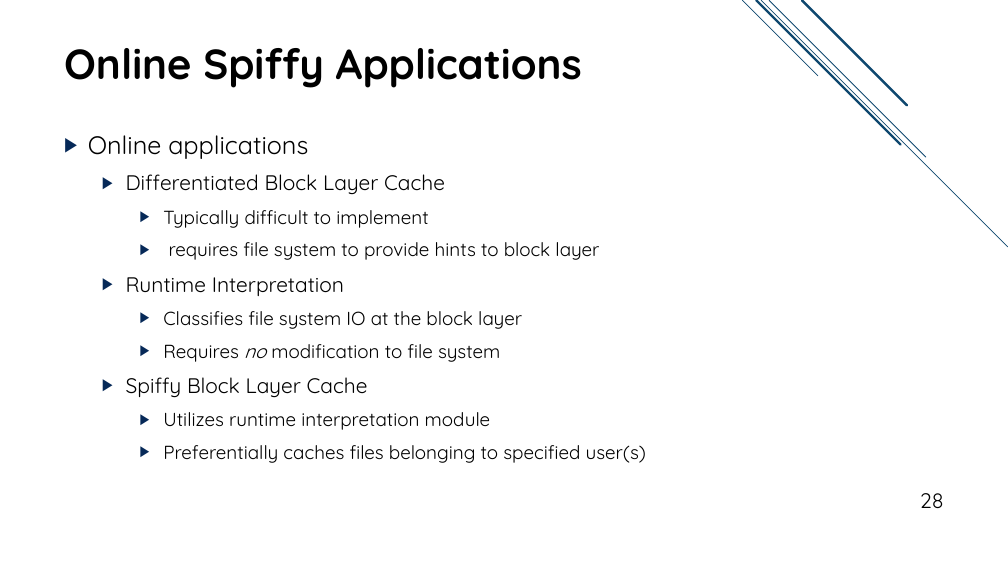
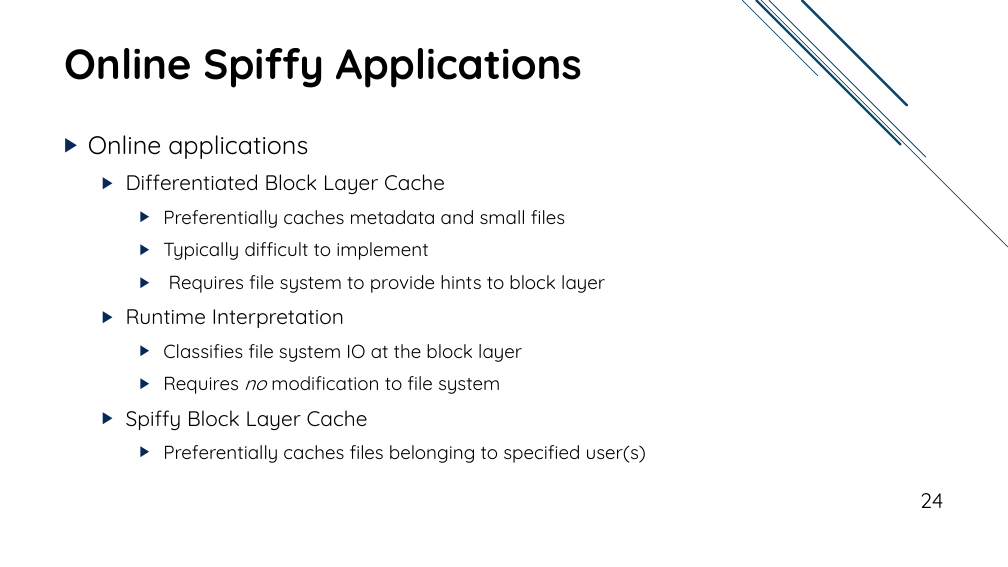
Before and after one commit to jacksun007/spiffy-paper, a slide deck: slide 24 of talk/spiffy_talk.pptx (slide 28 before the commit). Drawn at 1008x567 pixels with LibreOffice and Linux fonts; fonts in the diff are those of the drawing. Boxes give left, top, right and bottom in pixels: in the first picture for what was removed or moved away, otherwise in the second. Text is boxed around its words. In the diff, an @@ line names an element or a change of style, - is before the commit and + after.

Commit message:
updated example annotation slides and manual vs. spiffy app slides

```diff
--- a/talk/spiffy_talk.pptx
+++ b/talk/spiffy_talk.pptx
@@ text at [163, 210, 565, 228]: paragraph added @@
+    ▶ Preferentially caches metadata and small files
@@ text at [169, 275, 605, 293]: text changed @@
-    ▶ requires file system to provide hints to block layer
+    ▶ Requires file system to provide hints to block layer
@@ text at [163, 412, 491, 430]: paragraph removed @@
-    ▶ Utilizes runtime interpretation module
@@ page number at [920, 493, 944, 508]: text changed @@
-28
+24
```
Also in this commit, not shown: 17 other slides changed, 1 slide added, 5 slides removed.
